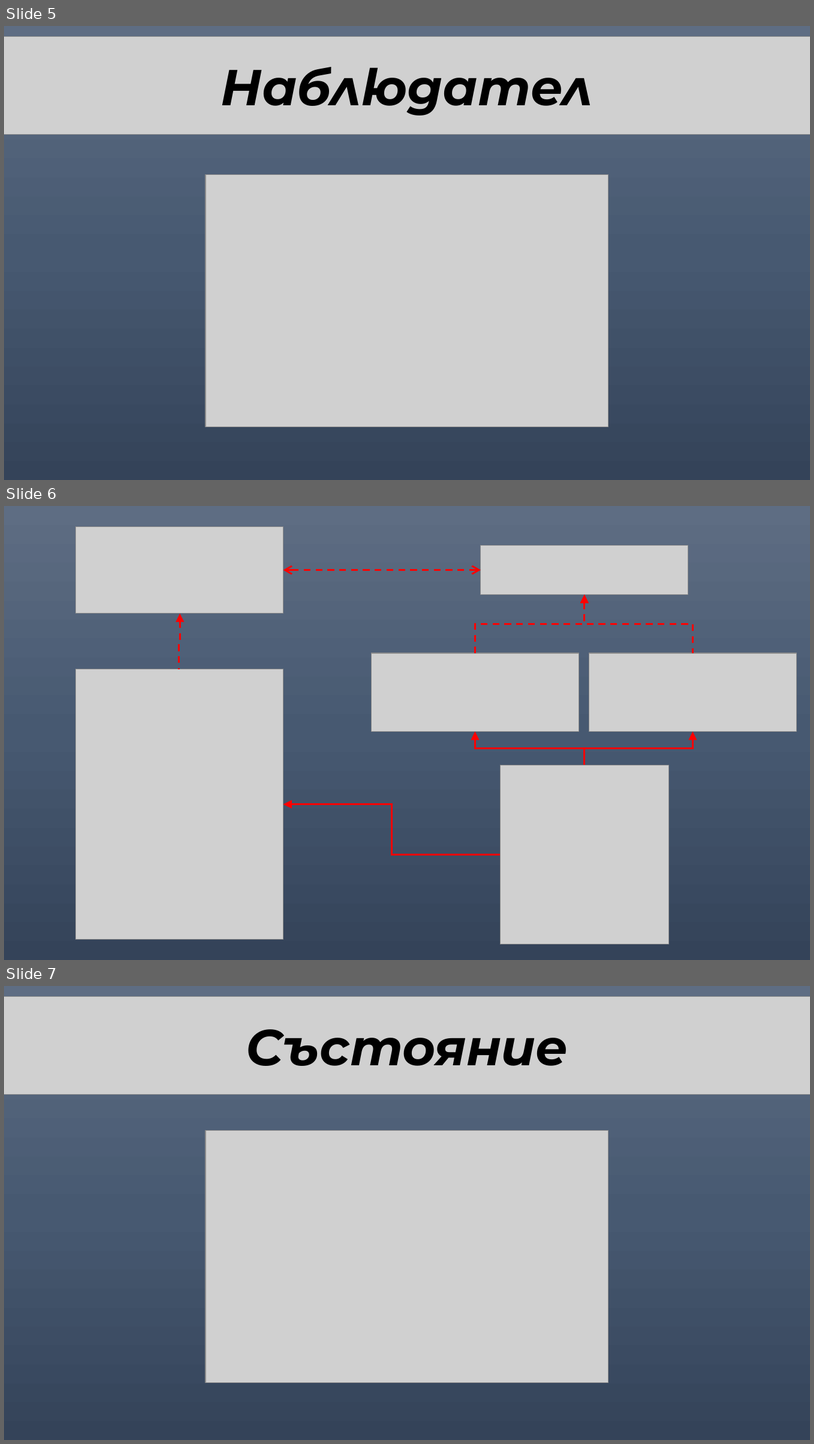
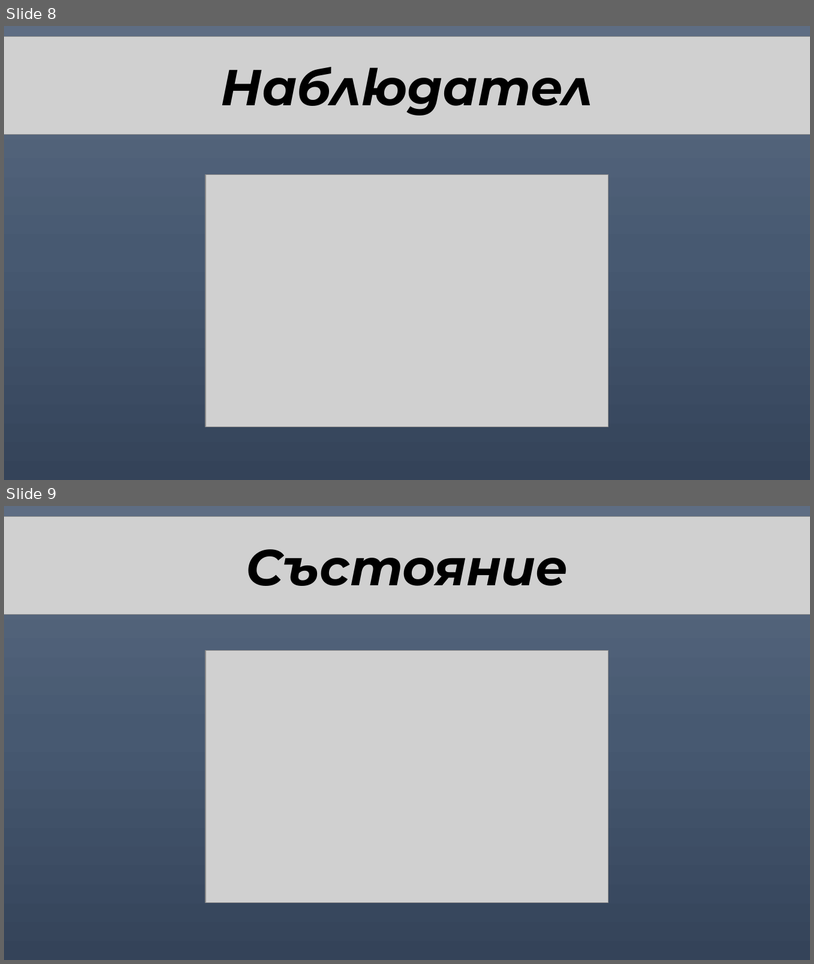
Before and after one commit to PavelSarlov/FMI-WEB, a slide deck: abstract/presentation/62393.pptx. Shown one above the other, each under a label of ours: slides 5, 6 and 7 before the commit, slides 8 and 9 after it. The pictures are 814x1444 and 814x964 pixels, drawn with LibreOffice and Linux fonts; fonts in the diff are those of the drawing; grey boxes stand for pictures. Boxes give left, top, right and bottom in pixels: in the first picture for what was removed or moved away, otherwise in the second. Text is boxed around its words. In the diff, an @@ line names an element or a change of style, - is before the commit and + after.

```diff
--- a/abstract/presentation/62393.pptx
+++ b/abstract/presentation/62393.pptx
@@ slide 6 removed at [4,506,810,960], background gradient #5E6D85 to #495A73 to #35445A @@
@@ picture removed at [75,527,284,613] @@
@@ picture removed at [481,546,689,594] @@
@@ elbow double arrow removed from (284, 570) to (481, 570) @@
@@ elbow arrow removed from (475, 653) to (585, 594) @@
@@ elbow arrow removed from (693, 653) to (585, 594) @@
@@ elbow arrow removed from (179, 669) to (180, 613) @@
@@ picture removed at [372,653,579,731] @@
@@ picture removed at [590,653,797,731] @@
@@ picture removed at [75,669,284,939] @@
@@ elbow arrow removed from (585, 765) to (475, 732) @@
@@ elbow arrow removed from (585, 765) to (693, 732) @@
@@ picture removed at [501,765,669,944] @@
@@ elbow arrow removed from (501, 855) to (284, 804) @@
@@ what was slide 5 is now slide 8 @@
@@ what was slide 7 is now slide 9 @@
```
Also in this commit, not shown: 1 slide changed, 8 slides added, 14 other slides removed, 29 other files.
